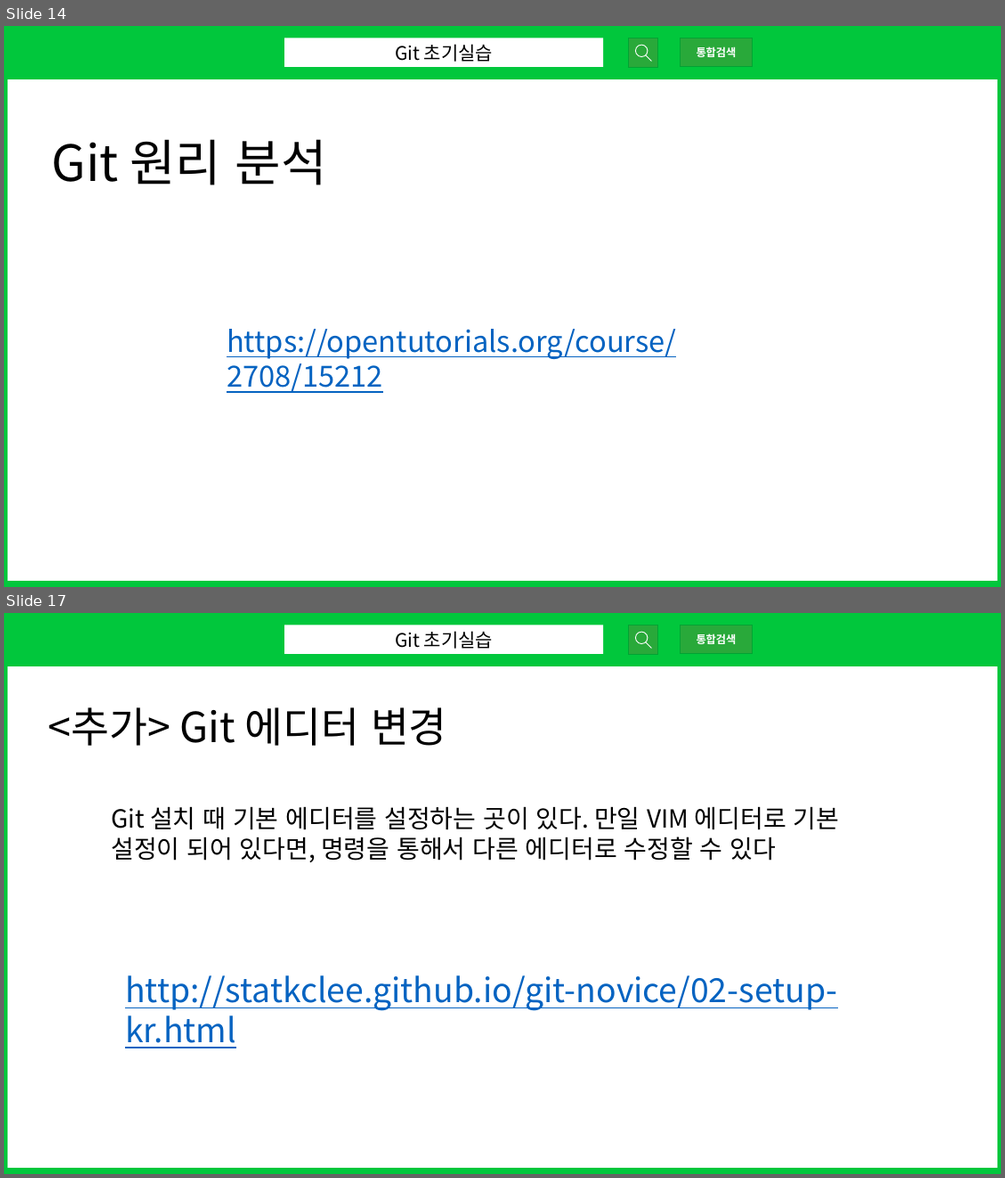
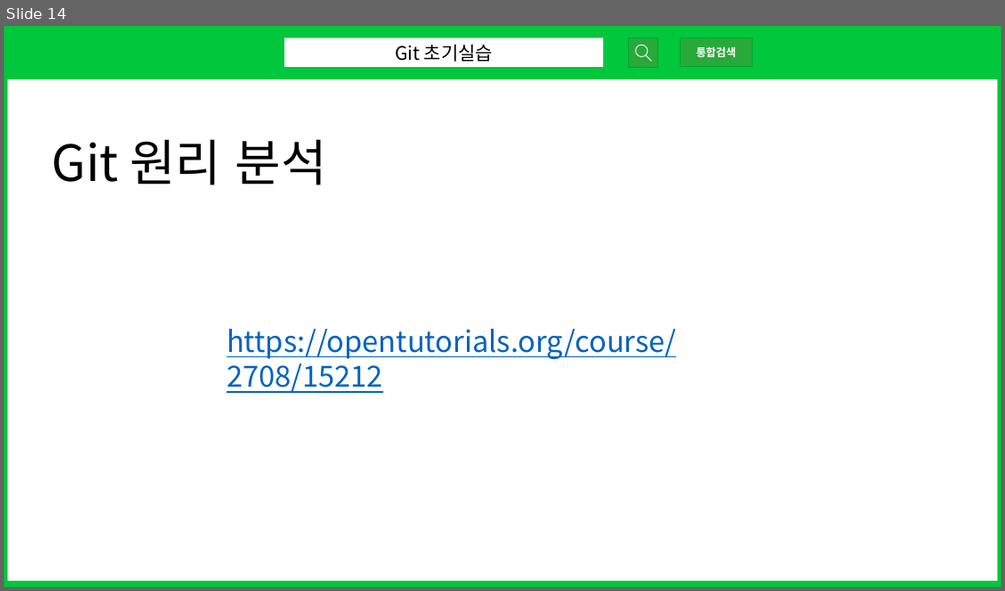
Before and after one commit to yukyung841/git_github_training, a slide deck: docs/git-seminar-pt.pptx. Shown one above the other, each under a label of ours: slides 14 and 17 before the commit, slide 14 after it; the slides between them are not shown. The pictures are 1005x1178 and 1005x591 pixels, drawn with LibreOffice and Linux fonts; fonts in the diff are those of the drawing. Boxes give left, top, right and bottom in pixels: in the first picture for what was removed or moved away, otherwise in the second. Text is boxed around its words. In the diff, an @@ line names an element or a change of style, - is before the commit and + after.

Commit message:
깃 세미나 1회차 수정 완료

```diff
--- a/docs/git-seminar-pt.pptx
+++ b/docs/git-seminar-pt.pptx
@@ slide 17 removed at box(4, 613, 1001, 1174), background #FFFFFF @@
@@ rectangle removed at box(4, 613, 1001, 1172) @@
@@ rectangle removed at box(4, 613, 1001, 666) @@
@@ rectangle removed at box(284, 625, 603, 654) @@
-Git 초기실습
@@ triangle removed at box(607, 636, 616, 642) @@
@@ rectangle removed at box(629, 625, 657, 654) @@
@@ donut removed at box(635, 632, 647, 644) @@
@@ rectangle removed at box(680, 625, 752, 654) @@
-통합검색
@@ rounded rectangle removed at box(645, 641, 652, 649) @@
@@ text removed at box(48, 707, 447, 746) @@
-<추가> Git 에디터 변경
@@ text removed at box(111, 806, 839, 862) @@
-Git 설치 때 기본 에디터를 설정하는 곳이 있다. 만일 VIM 에디터로 기본 설정이 되어 있다면, 명령을 통해서 다른 에디터로 수정할 수 있다
@@ text removed at box(125, 975, 837, 1048) @@
-http://statkclee.github.io/git-novice/02-setup-kr.html
```
Also in this commit, not shown: 5 slides changed, 2 slides added, 13 other files.
